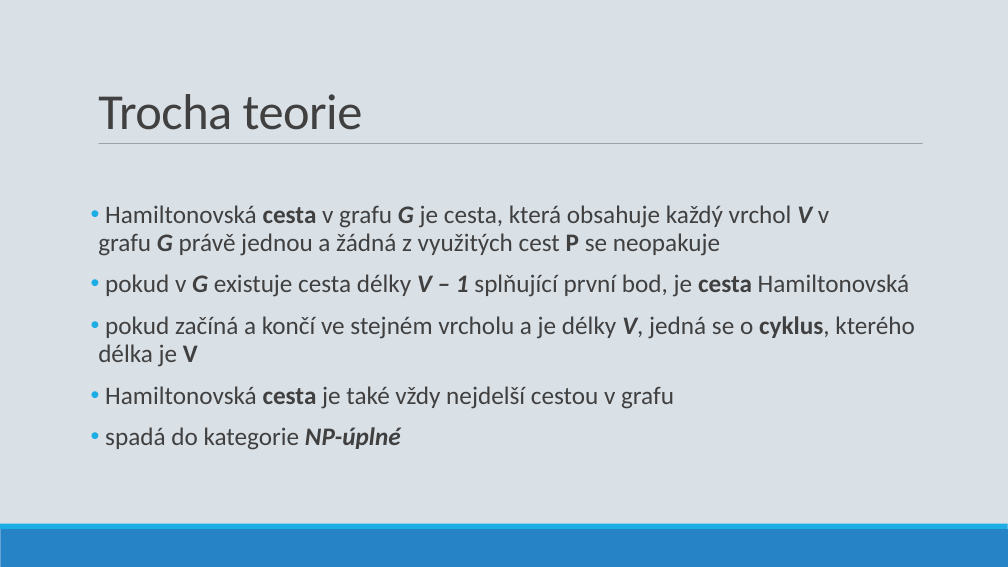
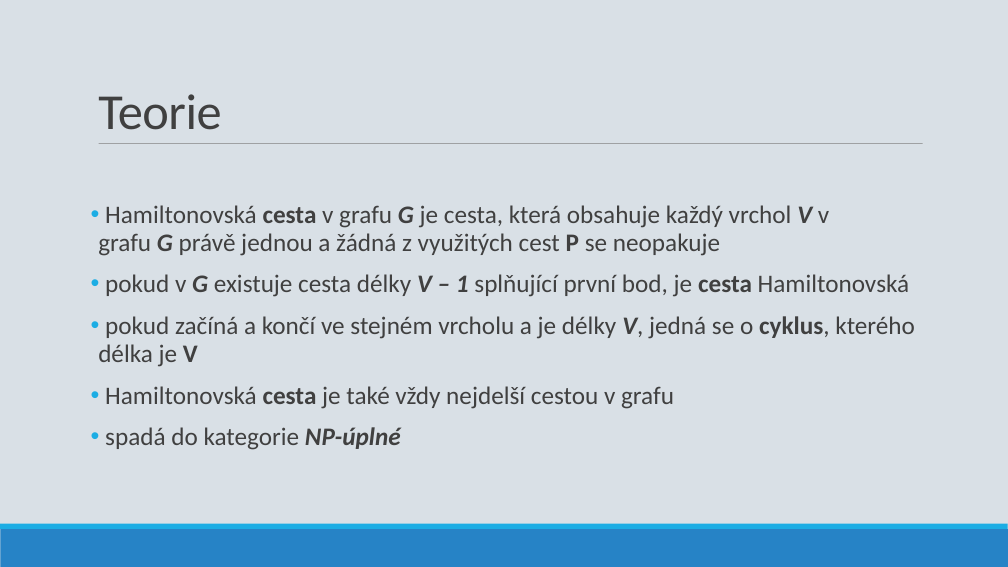
Before and after one commit to ldrahnik/ial_project_2019_2020, a slide deck: slide 2 of defense/presentation_xdrahn00.odp. Drawn at 1008x567 pixels with LibreOffice and Linux fonts; fonts in the diff are those of the drawing. Boxes give left, top, right and bottom in pixels: in the first picture for what was removed or moved away, otherwise in the second. Text is boxed around its words. In the diff, an @@ line names an element or a change of style, - is before the commit and + after.

```diff
--- a/defense/presentation_xdrahn00.odp
+++ b/defense/presentation_xdrahn00.odp
@@ title at (98, 94, 221, 130): text changed @@
-Trocha teorie
+Teorie
```
Also in this commit, not shown: 1 other slide changed, 1 other file.
